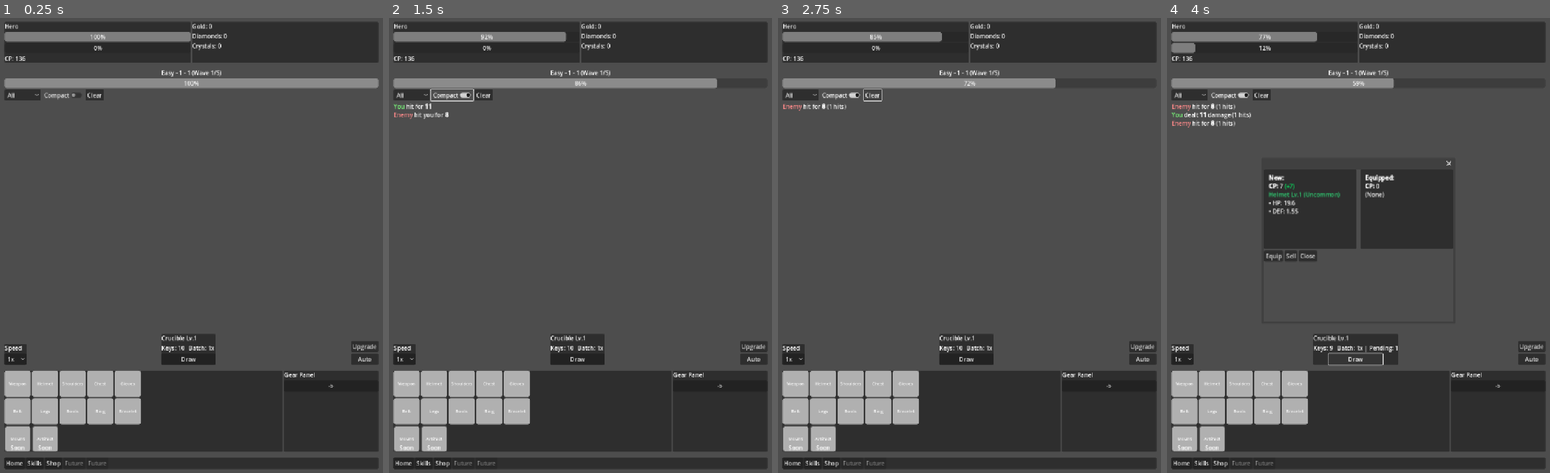
Above: before the commit, frames 1-4 (left to right).
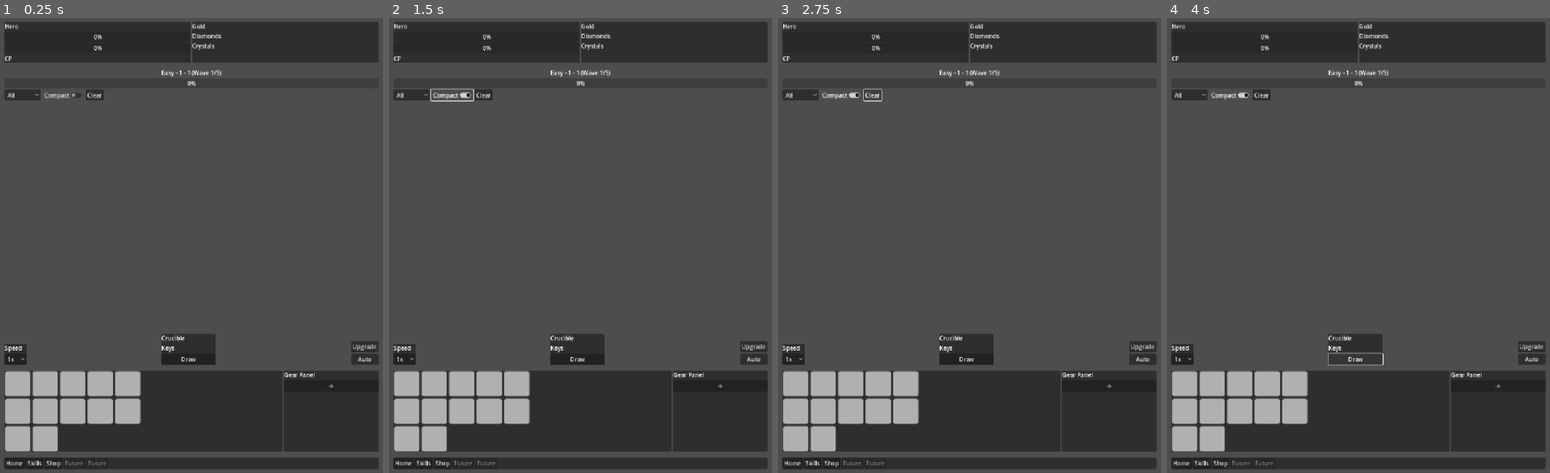
Above: after the commit, the same moments.

Repository: Mr-Cee/TheCrucibleGame
Game: Godot game, scene res://scenes/ui/Home.tscn
The game is run twice, just before and just after one commit, with the same random seed, the same clock (stepped at 60 frames per second) and the same inputs.
Inputs:
- Up to frame 1 (0.25 s): no input
- Up to frame 2 (1.5 s): click "All" at 0.5 s; click "Compact" at 1.25 s
- Up to frame 3 (2.75 s): click "Clear" at 2 s
- Up to frame 4 (4 s): click "1x" at 2.75 s; click "Draw" at 3.5 s

The runs differ from the first frame. In frame 1, 4.2% of the frame differs, in the area x 1-99%, y 1-95%; in frame 2, 4.0%; in frame 3, 3.6%; in frame 4, 13%, in the area x 1-75%, y 1-95%.
Error after the commit: Parse Error: Function "passive_stats_from_class_and_skills()" not found in base self. (res://scripts/models/PlayerModel.gd:90)

Commit message:
WIP - Skills and skill usage

Diff:
--- /dev/null
+++ b/scripts/core/ClassCatalog.gd
@@ -0,0 +1,127 @@
+extends Node
+class_name ClassCatalog
+
+# Code-driven class progression tree (Tier unlocks at Lv 25/50/75).
+
+static var _defs: Dictionary = {} # class_def_id -> ClassDef
+
+static func _mk(id: String, name: String, base_class_id: int, tier: int, unlock_level: int, parent_id: String = "", passive_flat: Stats = null, granted_passives: Array[String] = []) -> ClassDef:
+	var d := ClassDef.new()
+	d.id = id
+	d.display_name = name
+	d.base_class_id = base_class_id
+	d.tier = tier
+	d.unlock_level = unlock_level
+	d.parent_id = parent_id
+	d.passive_flat = passive_flat
+	d.granted_passive_skills = granted_passives
+	return d
+
+static func _ensure_built() -> void:
+	if _defs.size() > 0:
+		return
+
+	# Warrior line
+	_defs["warrior"] = _mk("warrior", "Warrior", 0, 1, 1)
+
+	var knight_stats := Stats.new()
+	knight_stats.def = 5
+	knight_stats.hp = 40
+	_defs["knight"] = _mk("knight", "Knight", 0, 2, 25, "warrior", knight_stats, ["war_fortitude"])
+
+	var bers_stats := Stats.new()
+	bers_stats.atk = 6
+	bers_stats.combo_chance = 3
+	_defs["berserker"] = _mk("berserker", "Berserker", 0, 2, 25, "warrior", bers_stats)
+
+	_defs["paladin"] = _mk("paladin", "Paladin", 0, 3, 50, "knight")
+	_defs["sentinel"] = _mk("sentinel", "Sentinel", 0, 3, 50, "knight")
+	_defs["warlord"] = _mk("warlord", "Warlord", 0, 3, 50, "berserker")
+	_defs["bloodreaver"] = _mk("bloodreaver", "Bloodreaver", 0, 3, 50, "berserker")
+
+	_defs["crusader"] = _mk("crusader", "Crusader", 0, 4, 75, "paladin")
+	_defs["templar"] = _mk("templar", "Templar", 0, 4, 75, "paladin")
+	_defs["bulwark"] = _mk("bulwark", "Bulwark", 0, 4, 75, "sentinel")
+	_defs["ironclad"] = _mk("ironclad", "Ironclad", 0, 4, 75, "sentinel")
+	_defs["warmaster"] = _mk("warmaster", "Warmaster", 0, 4, 75, "warlord")
+	_defs["conqueror"] = _mk("conqueror", "Conqueror", 0, 4, 75, "warlord")
+	_defs["slaughterlord"] = _mk("slaughterlord", "Slaughterlord", 0, 4, 75, "bloodreaver")
+	_defs["dreadknight"] = _mk("dreadknight", "Dreadknight", 0, 4, 75, "bloodreaver")
+
+	# Mage line
+	_defs["mage"] = _mk("mage", "Mage", 1, 1, 1)
+
+	var sorc := Stats.new()
+	sorc.int_ = 6
+	sorc.crit_chance = 4
+	_defs["sorcerer"] = _mk("sorcerer", "Sorcerer", 1, 2, 25, "mage", sorc, ["mag_focus"])
+
+	var lock := Stats.new()
+	lock.int_ = 5
+	lock.regen = 0.5
+	_defs["warlock"] = _mk("warlock", "Warlock", 1, 2, 25, "mage", lock)
+
+	_defs["archmage"] = _mk("archmage", "Archmage", 1, 3, 50, "sorcerer")
+	_defs["spellblade"] = _mk("spellblade", "Spellblade", 1, 3, 50, "sorcerer")
+	_defs["hexer"] = _mk("hexer", "Hexer", 1, 3, 50, "warlock")
+	_defs["necromancer"] = _mk("necromancer", "Necromancer", 1, 3, 50, "warlock")
+
+	_defs["arcanist"] = _mk("arcanist", "Arcanist", 1, 4, 75, "archmage")
+	_defs["elementalist"] = _mk("elementalist", "Elementalist", 1, 4, 75, "archmage")
+	_defs["battlemage"] = _mk("battlemage", "Battlemage", 1, 4, 75, "spellblade")
+	_defs["magus_assassin"] = _mk("magus_assassin", "Magus Assassin", 1, 4, 75, "spellblade")
+	_defs["curse_lord"] = _mk("curse_lord", "Curse Lord", 1, 4, 75, "hexer")
+	_defs["void_scholar"] = _mk("void_scholar", "Void Scholar", 1, 4, 75, "hexer")
+	_defs["lich"] = _mk("lich", "Lich", 1, 4, 75, "necromancer")
+	_defs["deathcaller"] = _mk("deathcaller", "Deathcaller", 1, 4, 75, "necromancer")
+
+	# Archer line
+	_defs["archer"] = _mk("archer", "Archer", 2, 1, 1)
+
+	var ranger := Stats.new()
+	ranger.agi = 6
+	ranger.atk_spd = 0.05
+	_defs["ranger"] = _mk("ranger", "Ranger", 2, 2, 25, "archer", ranger, ["arc_swiftness"])
+
+	var rogue := Stats.new()
+	rogue.agi = 5
+	rogue.avoidance = 3
+	_defs["rogue"] = _mk("rogue", "Rogue", 2, 2, 25, "archer", rogue)
+
+	_defs["sharpshooter"] = _mk("sharpshooter", "Sharpshooter", 2, 3, 50, "ranger")
+	_defs["beastmaster"] = _mk("beastmaster", "Beastmaster", 2, 3, 50, "ranger")
+	_defs["assassin"] = _mk("assassin", "Assassin", 2, 3, 50, "rogue")
+	_defs["shadowdancer"] = _mk("shadowdancer", "Shadowdancer", 2, 3, 50, "rogue")
+
+	_defs["deadeye"] = _mk("deadeye", "Deadeye", 2, 4, 75, "sharpshooter")
+	_defs["sniper"] = _mk("sniper", "Sniper", 2, 4, 75, "sharpshooter")
+	_defs["primal_warden"] = _mk("primal_warden", "Primal Warden", 2, 4, 75, "beastmaster")
+	_defs["wildcaller"] = _mk("wildcaller", "Wildcaller", 2, 4, 75, "beastmaster")
+	_defs["nightblade"] = _mk("nightblade", "Nightblade", 2, 4, 75, "assassin")
+	_defs["phantom"] = _mk("phantom", "Phantom", 2, 4, 75, "assassin")
+	_defs["bladedancer"] = _mk("bladedancer", "Bladedancer", 2, 4, 75, "shadowdancer")
+	_defs["umbral_stalker"] = _mk("umbral_stalker", "Umbral Stalker", 2, 4, 75, "shadowdancer")
+
+static func get_def(class_def_id: String) -> ClassDef:
+	_ensure_built()
+	return _defs.get(class_def_id, null)
+
+static func base_def_for_class_id(class_id: int) -> ClassDef:
+	_ensure_built()
+	match class_id:
+		0: return _defs["warrior"]
+		1: return _defs["mage"]
+		2: return _defs["archer"]
+	return null
+
+static func next_choices(current_class_def_id: String, player_level: int) -> Array[ClassDef]:
+	_ensure_built()
+	var out: Array[ClassDef] = []
+	for d in _defs.values():
+		var cd: ClassDef = d
+		if cd.parent_id == current_class_def_id and player_level >= cd.unlock_level:
+			out.append(cd)
+	out.sort_custom(func(a: ClassDef, b: ClassDef) -> bool:
+		return a.display_name < b.display_name
+	)
+	return out
--- /dev/null
+++ b/scripts/core/ClassDef.gd
@@ -0,0 +1,12 @@
+extends Resource
+class_name ClassDef
+
+@export var id: String = ""                 # e.g. "warrior", "knight"
+@export var display_name: String = ""        # UI label
+@export var base_class_id: int = 0           # 0/1/2
+@export var tier: int = 1
+@export var unlock_level: int = 1            # level requirement to choose this class
+@export var parent_id: String = ""           # empty for base classes
+
+@export var passive_flat: Stats              # flat stat bonus always applied
+@export var granted_passive_skills: Array[String] = []
--- a/scripts/core/Game.gd
+++ b/scripts/core/Game.gd
@@ -46,6 +46,18 @@
 var _p_combo: float = 0.0       # percent points (can exceed 100)
 var _p_block: float = 0.0       # percent points
 var _p_avoid: float = 0.0       # percent points
+
+#Damage multipliers derived from stats
+var _p_crit_mult: float = 1.5          # default: 50% crit damage
+var _p_combo_extra_mult: float = 0.5   # default: extra hit does 50% damage
+var _p_regen: float = 0.0              #HP per second
+var _p_skill_cd_mult: float = 1.0      # multiplier on skill cooldown, INT reduces this
+
+# Cache of players computed total stats (so skills can scale off STR/INT/AGI, etc.)
+var _p_stats: Stats = null
+
+# Active skill cooldown runtime (skill_id -> remaining seconds)
+var _skill_cd: Dictionary = {}
 
 # Enemy combat
 var _e_atk: float = 1.0
@@ -204,7 +216,6 @@
 	# stage_index intentionally ignored: all stages within a level cost the same.
 	return Catalog.crucible_upgrade_stage_cost_gold(current_level)
 
-
 func crucible_upgrade_time_seconds(current_level: int) -> int:
 	return Catalog.crucible_upgrade_time_seconds(current_level)
 
@@ -324,6 +335,7 @@
 
 	_battle_inited = true
 	_battle_recompute_player_combat()
+	_skills_sync_loadout()
 
 	battle_runtime["player_hp_max"] = _p_hp_max
 	battle_runtime["player_hp"] = _p_hp_max
@@ -333,11 +345,11 @@
 func _battle_on_player_changed() -> void:
 	# Gear/level changes should immediately affect combat.
 	_battle_recompute_player_combat()
-
-	# If we have no HP set yet, initialize.
-	if float(battle_runtime.get("player_hp_max", 0.0)) <= 0.0:
-		battle_runtime["player_hp_max"] = _p_hp_max
-		battle_runtime["player_hp"] = _p_hp_max
+	_skills_sync_loadout()
+
+	# Update max HP and clamp current HP
+	battle_runtime["player_hp_max"] = _p_hp_max
+	battle_runtime["player_hp"] = clamp(float(battle_runtime.get("player_hp")), 0.0, _p_hp_max)
 
 	battle_changed.emit()
 
@@ -372,6 +384,11 @@
 	if combat_log_compact_effective():
 		_combat_log_flush(false)
 
+	# Regen tick (scaled by battle speed)
+	if _p_regen > 0.0 and float(battle_runtime.get("player_hp", 0.0)) > 0.0:
+		var nhp: float = float(battle_runtime["player_hp"]) + (_p_regen * dt)
+		battle_runtime["player_hp"] = clamp(nhp, 0.0, _p_hp_max)
+
 
 	_p_atk_accum += dt
 	_e_atk_accum += dt
@@ -402,7 +419,7 @@
 	# Crit
 	if (RNG as RNGService).randf() < _p_crit:
 		was_crit = true
-		dmg *= 1.5
+		dmg *= _p_crit_mult
 
 	# Combo (percent points; allow >100)
 	var cc: float = max(0.0, _p_combo) / 100.0
@@ -415,7 +432,7 @@
 
 	var total: float = dmg
 	if hits > 1:
-		total += float(hits - 1) * (dmg * 0.5) # extra hits at 50%
+		total += (dmg * _p_combo_extra_mult) # extra hits scale with combo dmg
 
 	var dealt: float = _apply_defense(total, _e_def)
 	battle_runtime["enemy_hp"] = max(0.0, float(battle_runtime["enemy_hp"]) - dealt)
@@ -579,47 +596,30 @@
 	# _e_aps = is_boss ? 0.7 : 0.9
 
 func _battle_recompute_player_combat() -> void:
-	# Base values (tune later)
-	var base_hp: float = 100.0 + float(player.level) * 5.0
-	var base_atk: float = 10.0 + float(player.level) * 1.0
-	var base_def: float = 3.0 + float(player.level) * 0.25
-
-	var hp_add: float = 0.0
-	var atk_add: float = 0.0
-	var def_add: float = 0.0
-	var atk_spd: float = 0.0
-
-	var crit_pp: float = 0.0
-	var combo_pp: float = 0.0
-	var block_pp: float = 0.0
-	var avoid_pp: float = 0.0
-
-	for k in player.equipped.keys():
-		var it: GearItem = player.equipped.get(k, null)
-		if it == null or it.stats == null:
-			continue
-		var s: Stats = it.stats
-		hp_add += float(s.hp)
-		atk_add += float(s.atk)
-		def_add += float(s.def)
-		atk_spd += float(s.atk_spd)
-
-		crit_pp += float(s.crit_chance)
-		combo_pp += float(s.combo_chance)
-		block_pp += float(s.block)
-		avoid_pp += float(s.avoidance)
-
-	_p_hp_max = max(1.0, base_hp + hp_add)
-	_p_atk = max(1.0, base_atk + atk_add)
-	_p_def = max(0.0, base_def + def_add)
+	# Use the player's full stat pipeline (base class + class node + skills + gear + synergies).
+	_p_stats = player.total_stats()
+
+	_p_hp_max = max(1.0, float(_p_stats.hp))
+	_p_atk = max(1.0, float(_p_stats.atk))
+	_p_def = max(0.0, float(_p_stats.def))
 
 	# APS: base 1.0, plus atk_spd (treat as additive percent like 0.05 = +5%)
-	_p_aps = clamp(1.0 * (1.0 + atk_spd), 0.3, 10.0)
-
-	_p_crit = clamp(crit_pp / 100.0, 0.0, 0.75)
-	_p_combo = max(0.0, combo_pp)
-	_p_block = clamp(block_pp, 0.0, 75.0)
-	_p_avoid = clamp(avoid_pp, 0.0, 60.0)
+	_p_aps = clamp(1.0 * (1.0 + float(_p_stats.atk_spd)), 0.3, 10.0)
+
+	_p_crit = clamp(float(_p_stats.crit_chance) / 100.0, 0.0, 0.75)
+	_p_combo = max(0.0, float(_p_stats.combo_chance))
+	_p_block = clamp(float(_p_stats.block), 0.0, 75.0)
+	_p_avoid = clamp(float(_p_stats.avoidance), 0.0, 60.0)
+
+	_p_regen = max(0.0, float(_p_stats.regen))
+
+	# Crit and combo damage are stored as percent points.
+	# Baselines: crit bonus +50%, combo extra hits deal 50%.
+	_p_crit_mult = 1.0 + 0.5 + (clamp(float(_p_stats.crit_dmg), 0.0, 500.0) / 100.0)
+	_p_combo_extra_mult = 0.5 + (clamp(float(_p_stats.combo_dmg), 0.0, 500.0) / 100.0)
+
+	# INT reduces skill cooldowns (linear reduction, clamped).
+	_p_skill_cd_mult = _compute_skill_cd_mult(float(_p_stats.int_))
 
 func _battle_advance_progression() -> void:
 	var diff: String = String(battle_state.get("difficulty", "Easy"))
@@ -770,6 +770,116 @@
 
 		_agg_rewards = {"gold": 0, "keys": 0, "waves": 0, "boss_waves": 0}
 
+# ----------------- Skills (MVP) -----------------
+
+func _compute_skill_cd_mult(int_value: float) -> float:
+	# each 1 int reduces cooldown by 1% to a max reduction of 60%
+	return clamp(1.0 - (max(0.0, int_value) * 0.01), 0.40, 1.0)
+
+func _skills_sync_loadout() -> void:
+	if player == null:
+		return
+	player.ensure_class_and_skills_initialized()
+
+	# Remove cooldown entries that no longer exist
+	var keep := {}
+	for sid in player.equipped_active_skills:
+		keep[String(sid)] = true
+
+	for k in _skill_cd.keys():
+		if not keep.has(String(k)):
+			_skill_cd.erase(k)
+
+	# Ensure cooldown entries exist for all equipped skills
+	for sid in player.equipped_active_skills:
+		var id: String = String(sid)
+		if not _skill_cd.has(id):
+			_skill_cd[id] = 0.0
+
+func _battle_process_skills(dt: float) -> void:
+	if player == null:
+		return
+	if player.equipped_active_skills.is_empty():
+		return
+	if float(battle_runtime.get("enemy_hp", 0.0)) <= 0.0:
+		return
+
+	# Tick cooldowns and cast ready skills.
+	# Safety cap to avoid huge multi-cast loops at high dt
+	var casts_left: int = 8
+
+	for sid in player.equipped_active_skills:
+		if casts_left <= 0:
+			break
+		var id: String = String(sid)
+		var sd: SkillDef = SkillCatalog.get_def(id)
+		if sd == null or sd.type != SkillDef.SkillType.ACTIVE:
+			continue
+
+		var cd_left: float = float(_skill_cd.get(id, 0.0)) - dt
+		_skill_cd[id] = cd_left
+
+		if cd_left > 0.0:
+			continue
+
+		# Cast now
+		_battle_cast_skill(sd)
+
+		# Reset cooldown; if cd_left is negative, carry it forward so long dt doesn't lose time
+		var cd_reset: float = max(0.25, float(sd.base_cooldown) * _p_skill_cd_mult)
+		_skill_cd[id] = cd_reset + cd_left
+		casts_left -= 1
+
+func _battle_cast_skill(sd: SkillDef) -> void:
+	if sd == null:
+		return
+
+	var lvl: int = maxi(1, player.get_skill_level(sd.id))
+
+	# Basic damage formula:
+	# damage = power(level) + scaling_stat * scaling_mult
+	var raw: float = float(sd.power(lvl))
+	raw+= _skill_get_stat_value(sd.scaling_stat) * float(sd.scaling_mult)
+
+	if sd.target == SkillDef.Target.SELF:
+		# MVP treat SELF skills as heal. (You can add real effect types later)
+		var healed: float = raw
+		battle_runtime["player_hp"] = clamp(float(battle_runtime["player_hp"]) + healed, 0.0, _p_hp_max)
+		log_combat("player", "system", "[color=#7CFF7C]You[/color] cast [b]%s[/b] and healed [b]%d[/b]" % [sd.display_name, int(round(healed))])
+		return
+
+	# Enemy-targeted skill
+	var was_crit: bool = false
+	var dmg: float = raw
+	if sd.can_crit and (RNG as RNGService).randf() < _p_crit:
+		was_crit = true
+		dmg *= _p_crit_mult
+
+	var dealt: float = _apply_defense(dmg, _e_def)
+	battle_runtime["enemy_hp"] = max(0.0, float(battle_runtime["enemy_hp"]) - dealt)
+
+	var sev: String = "normal"
+	if was_crit:
+		sev = "crit"
+
+	log_combat("player", sev, "[color=#7CFF7C]You[/color] cast [b]%s[/b] for [b]%d[/b]%s" % [
+		sd.display_name,
+		int(round(dealt)),
+		(" [color=#FFD24A](CRIT)[/color]" if was_crit else "")
+	])
+
+func _skill_get_stat_value(stat_name: String) -> float:
+	if _p_stats == null:
+		return 0.0
+	match stat_name:
+		"atk": return float(_p_stats.atk)
+		"str": return float(_p_stats.str)
+		"int": return float(_p_stats.int_)
+		"agi": return float(_p_stats.agi)
+		"def": return float(_p_stats.def)
+		"hp": return float(_p_stats.hp)
+	return 0.0
+
 func _fmt_duration_short(seconds: int) -> String:
 	seconds = maxi(0, seconds)
 	var m: int = seconds / 60
--- /dev/null
+++ b/scripts/core/SkillCatalog.gd
@@ -0,0 +1,100 @@
+extends Node
+class_name SkillCatalog
+
+# Central registry of skill definitions.
+# MVP: purely code-driven. Later, migrate to .tres and load them.
+
+static var _defs: Dictionary = {} # skill_id -> SkillDef
+
+static func _mk_active(id: String, name: String, cooldown: float, base_power: float, power_per_level: float, scaling_stat: String, scaling_mult: float, desc: String, can_crit: bool = true, target: int = SkillDef.Target.ENEMY) -> SkillDef:
+	var d := SkillDef.new()
+	d.id = id
+	d.display_name = name
+	d.description = desc
+	d.type = SkillDef.SkillType.ACTIVE
+	d.target = target
+	d.base_cooldown = cooldown
+	d.base_power = base_power
+	d.power_per_level = power_per_level
+	d.scaling_stat = scaling_stat
+	d.scaling_mult = scaling_mult
+	d.can_crit = can_crit
+	return d
+
+static func _mk_passive(id: String, name: String, passive_flat: Stats, desc: String) -> SkillDef:
+	var d := SkillDef.new()
+	d.id = id
+	d.display_name = name
+	d.description = desc
+	d.type = SkillDef.SkillType.PASSIVE
+	d.passive_flat = passive_flat
+	return d
+
+static func _ensure_built() -> void:
+	if _defs.size() > 0:
+		return
+
+	# --- Warrior starter kit ---
+	_defs["war_shield_slam"] = _mk_active("war_shield_slam", "Shield Slam", 8.0, 14.0, 3.0, "def", 0.6,
+		"Slam the enemy with your shield, dealing damage that scales with DEF.")
+	_defs["war_cleave"] = _mk_active("war_cleave", "Cleave", 10.0, 22.0, 4.0, "str", 1.2,
+		"A heavy swing that deals damage scaling with STR.")
+	var war_pass := Stats.new()
+	war_pass.hp = 50
+	war_pass.def = 4
+	_defs["war_fortitude"] = _mk_passive("war_fortitude", "Fortitude", war_pass, "Increase max HP and DEF.")
+
+	# --- Mage starter kit ---
+	_defs["mag_fireball"] = _mk_active("mag_fireball", "Fireball", 7.0, 24.0, 5.0, "int", 1.4,
+		"Hurl a fireball that deals damage scaling with INT.")
+	_defs["mag_arcane_burst"] = _mk_active("mag_arcane_burst", "Arcane Burst", 12.0, 40.0, 7.0, "int", 2.0,
+		"Release a burst of arcane energy. Higher base damage and scaling.")
+	var mag_pass := Stats.new()
+	mag_pass.int_ = 5
+	mag_pass.crit_chance = 3
+	_defs["mag_focus"] = _mk_passive("mag_focus", "Focus", mag_pass, "Increase INT and Critical Chance.")
+
+	# --- Archer starter kit ---
+	_defs["arc_piercing_shot"] = _mk_active("arc_piercing_shot", "Piercing Shot", 6.0, 18.0, 4.0, "agi", 1.2,
+		"A precise shot dealing damage scaling with AGI.")
+	_defs["arc_rapid_volley"] = _mk_active("arc_rapid_volley", "Rapid Volley", 11.0, 26.0, 5.0, "agi", 1.6,
+		"A volley of arrows that hits hard as your AGI climbs.")
+	var arc_pass := Stats.new()
+	arc_pass.agi = 5
+	arc_pass.atk_spd = 0.05
+	_defs["arc_swiftness"] = _mk_passive("arc_swiftness", "Swiftness", arc_pass, "Increase AGI and Attack Speed.")
+
+static func get_def(skill_id: String) -> SkillDef:
+	_ensure_built()
+	return _defs.get(skill_id, null)
+
+static func all_skill_ids() -> Array[String]:
+	_ensure_built()
+	var out: Array[String] = []
+	for k in _defs.keys():
+		out.append(String(k))
+	out.sort()
+	return out
+
+static func starting_active_loadout_for_class(class_id: int) -> Array[String]:
+	# class_id values: 0 warrior, 1 mage, 2 archer (matches PlayerModel.ClassId enum ordering)
+	match class_id:
+		0: return ["war_shield_slam", "war_cleave"]
+		1: return ["mag_fireball", "mag_arcane_burst"]
+		2: return ["arc_piercing_shot", "arc_rapid_volley"]
+	return []
+
+static func starting_passives_for_class(class_id: int) -> Array[String]:
+	match class_id:
+		0: return ["war_fortitude"]
+		1: return ["mag_focus"]
+		2: return ["arc_swiftness"]
+	return []
+
+static func starting_skill_levels_for_class(class_id: int) -> Dictionary:
+	var d: Dictionary = {}
+	for id in starting_active_loadout_for_class(class_id):
+		d[id] = 1
+	for id in starting_passives_for_class(class_id):
+		d[id] = 1
+	return d
--- /dev/null
+++ b/scripts/core/SkillDef.gd
@@ -0,0 +1,29 @@
+extends Resource
+class_name SkillDef
+
+enum SkillType { ACTIVE, PASSIVE }
+enum Target { ENEMY, SELF }
+
+@export var id: String = ""
+@export var display_name: String = ""
+@export var description: String = ""
+
+@export var type: int = SkillType.ACTIVE
+@export var target: int = Target.ENEMY
+
+# Active skill properties
+@export var base_cooldown: float = 5.0
+@export var base_power: float = 10.0
+@export var power_per_level: float = 2.0
+
+# scaling_stat: "atk", "str", "int", "agi", "def", "hp"
+@export var scaling_stat: String = "atk"
+@export var scaling_mult: float = 1.0
+@export var can_crit: bool = true
+
+# Passive skill properties
+@export var passive_flat: Stats
+
+func power(level: int) -> float:
+	level = max(1, level)
+	return base_power + power_per_level * float(level - 1)
--- a/scripts/models/PlayerModel.gd
+++ b/scripts/models/PlayerModel.gd
@@ -42,7 +42,9 @@
 @export var premium_offline_unlocked: bool = false          # permanent bundle (+2h cap)
 @export var battlepass_expires_unix: int = 0                # temporary (+2h cap while active)
 
-
+@export var skill_levels: Dictionary = {}                   #skill_id -> int (>=1)
+@export var equipped_active_skills: Array[String] = []      #List of skill_ids(active)
+@export var equipped_passive_skills: Array[String] = []     #list of skill_ids(passive)
 
 # Crucible upgrade persistence
 var crucible_upgrade_paid_stages: int = 0
@@ -50,6 +52,8 @@
 var crucible_upgrade_finish_unix: int = 0  # unix seconds; 0 means "no timer running"
 
 
+func _init() -> void:
+	ensure_class_and_skills_initialized()
 
 func base_stats() -> Stats:
 	var s := Stats.new()
@@ -78,17 +82,27 @@
 
 func total_stats() -> Stats:
 	var s := base_stats()
+
+	#ensure fields exist for older saves / new players
+	ensure_class_and_skills_initialized()
+
+	#Add class + passive skill flat bonuses
+	s.add(passive_stats_from_class_and_skills())
+
+	#Gear
 	for slot in equipped.keys():
 		var item:GearItem = equipped[slot]
 		if item != null:
 			s.add(item.stats)
-	# Global stat synergies per your doc (e.g., STR increases HP for all). :contentReference[oaicite:4]{index=4}
-	# MVP conversion rates:
+
+	#global stat synergies per document
+	#Conversion RatesL
 	s.hp += s.str * 5.0
 	s.atk += s.str * 0.5
-	s.atk += s.int_ * 0.6
+	s.atk += s.in * 0.6
 	s.atk += s.agi * 0.55
 	s.atk_spd += s.agi * 0.05
+
 	return s
 
 func combat_power() -> int:
@@ -121,6 +135,10 @@
 		"level": level,
 		"xp": xp,
 		"class_id": class_id,
+		"class_def_id": class_def_id,
+		"skill_levls": skill_levels,
+		"equipped_active_skills": equipped_active_skills,
+		"equipped_passive_skills": equipped_passive_skills,
 		"crucible_keys": crucible_keys,
 		"crucible_level": crucible_level,
 		"equipped": eq_out,
@@ -148,6 +166,26 @@
 	p.level = int(d.get("level", 1))
 	p.xp = int(d.get("xp", 0))
 	p.class_id = int(d.get("class_id", 0))
+	p.class_def_id = int(d.get("class_def_id", ""))
+
+	var slv: Variant = d.get("skill_levels", {})
+	p.skill_levels = {}
+	if typeof(slv) == TYPE_DICTIONARY:
+		p.skill_levels = slv as Dictionary
+
+	var eas: Variant = d.get("equipped_active_skills", [])
+	p.equipped_active_skills = []
+	if typeof(eas) == TYPE_ARRAY:
+		for v in eas:
+			if v != null:
+				p.equipped_active_skills.append(String(v))
+	var eps: Variant = d.get("equipped_passive_skills", [])
+	p.equipped_passive_skills = []
+	if typeof(eps) == TYPE_ARRAY:
+		for v in eps:
+			if v!= null:
+				p.equipped_passive_skills.append(String(v))
+
 	p.crucible_keys = int(d.get("crucible_keys", 0))
 	p.crucible_level = int(d.get("crucible_level", 1))
 	p.crucible_batch = int(d.get("crucible_batch", 1))
@@ -186,6 +224,7 @@
 			elif typeof(iv) == TYPE_DICTIONARY:
 				p.equipped[slot] = GearItem.from_dict(iv as Dictionary)
 
+	p.ensure_class_and_skills_initialized()
 	return p
 
 func xp_required_for_next_level() -> int:
@@ -212,3 +251,72 @@
 
 func battlepass_active(now_unix: int) -> bool:
 	return battlepass_expires_unix > now_unix
+
+func ensure_class_and_skills_initialized() -> void:
+	#call this after loading or creating a new player
+	if class_def_id == "":
+		var base_def: ClassDef = ClassCatalog.base_def_for_class_id(class_id)
+		if base_def != null:
+			class_def_id = base_def.id
+
+	#seed starter skills if missing (new save or older save)
+	if skill_levels.is_empty():
+		skill_levels = SkillsCatalog.starting_active_loadout_for_class(class_id)
+
+	if equipped_active_skills.is_empty():
+		equipped_active_skills = SkillCatalog.starting_active_loadout_for_class(class_id)
+
+	if equipped_passive_skills.is_empty():
+		equipped_passive_skills = SkillCatalog.starting_passives_for_class(class_id)
+
+func get_skill_level(skill_id: String) -> int:
+	if skill_id == "":
+		return 0
+	return int(skill_levels.get(skill_id, 0))
+
+func set_skill_level(skill_id: String, lvl: int) -> void:
+	if skill_id == "":
+		return
+	lvl = maxi(0, lvl)
+	if lvl <= 0:
+		skill_levels.erase(skill_id)
+	else:
+		skill_levels[skill_id] = lvl
+
+func _unique_skill_ids(ids: Array[String]) -> void:
+	var seen := {}
+	var out: Array[String] = []
+	for id in ids:
+		if id == "" or seen.has(id):
+			continue
+		seen[id] = true
+		out.append(id)
+	return out
+
+func passive_statts_from_class_and_skills() -> Stats:
+	#Flat passive from the select class node + passice skills (equipped + granted)
+	var out := Stats.new()
+
+	#Class passice flat
+	var cd: ClassDef = ClassCatalog.get_def(class_def_id)
+	if cd != null and cd.passive_flat != null:
+		out.add(cd.passive_flat)
+
+	#Class-granted passive skills + equipped passive skills
+	var passives: Array[String] = []
+	if cd != null and cd.granted_passive_skills.size() > 0:
+		passives.append_array(cd.granted_passive_skills)
+	passives.append_array(equipped_passive_skills)
+
+	for sid in _unique_skill_ids(passives):
+		var sd: SkillDef = SkillCatalog.get_def(sid)
+		if sd == null:
+			continue
+		if sd.type != SkillDef.SkillType.PASSIVE:
+			continue
+		if sd.passive_flat == null:
+			continue
+		var lvl: int = maxi(1, get_skill_level(sid))
+		out.add(sd.passive_flat.scaled(float(lvl)))
+
+	return out
